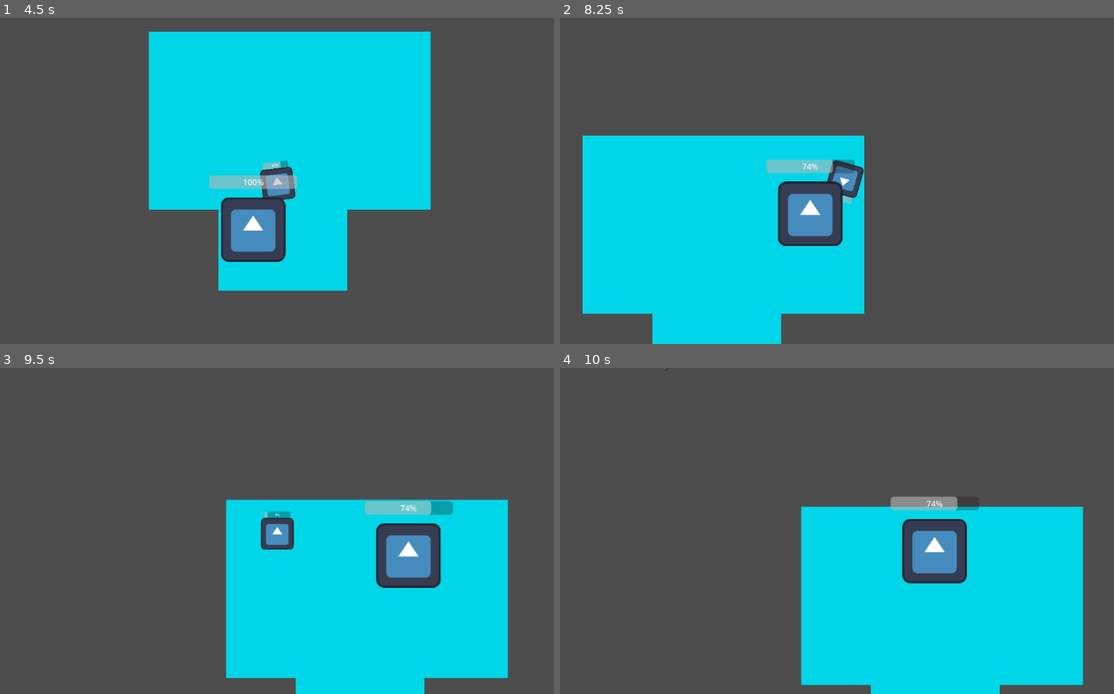
Above: before the commit, frames 1-4 (two rows, left to right).
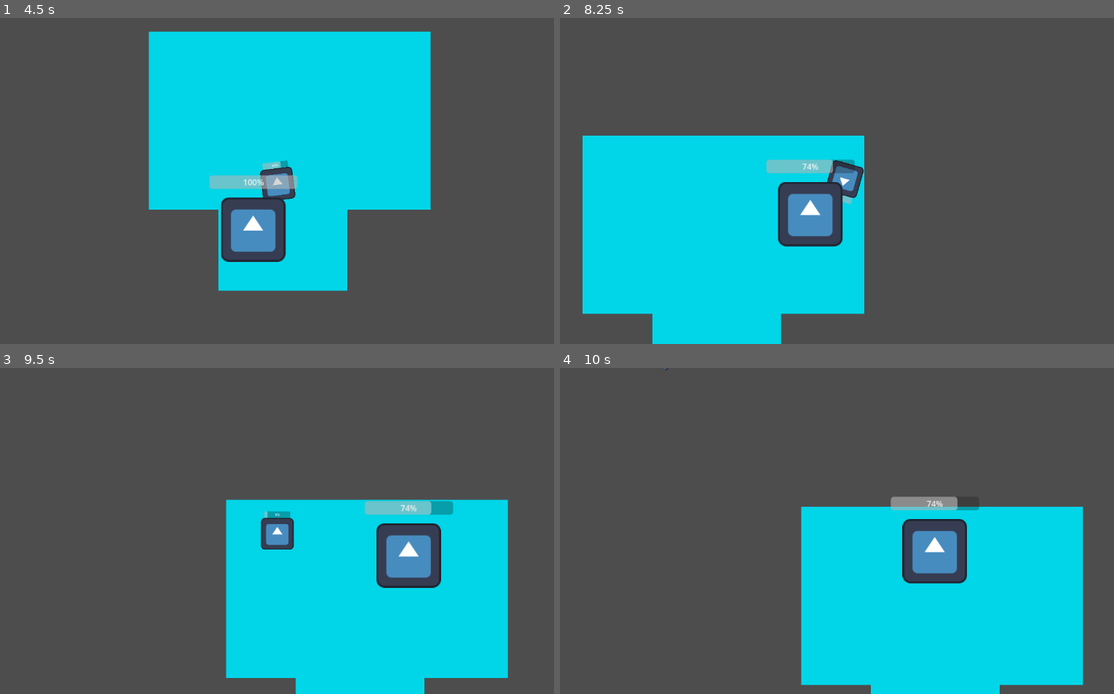
Above: after the commit, the same moments.

Repository: iListenToSludge/Pizza-Interactive
Game: Godot game, scene res://resturaunt.tscn
Two runs of this game, one before a commit and one after it. Both use one fixed random seed, a clock stepped at 60 frames per second and the inputs below. This scene is started directly instead of the project's main scene. The engine's default icon, where the game draws it, is replaced by a stand-in: a white triangle on a blue panel in a dark square.
Inputs (mouse positions are in pixels of both pictures, inside the frame that each line leads up to):
- Up to frame 1 (4.5 s): tap Enter at 0.5, 2 s; move the mouse to (249, 246) at 0.52 s; hold W (move up) 0.53-2.03 s; click (249, 246) at 0.6 s; tap Space at 1.25, 2.75 s; move the mouse to (454, 229) at 1.27 s; tap Shift (dash) at 1.35, 4.35 s; click (454, 229) at 1.55 s; move the mouse to (105, 132) at 2.02 s; hold A (move left) 2.03-3.53 s; right-click (105, 132) at 2.1 s; click (105, 132) at 2.3 s; move the mouse to (310, 181) at 2.77 s; click (310, 181) at 2.85 s; move the mouse to (193, 99) at 3.52 s; hold S (move down) 3.53-4.28 s; click (193, 99) at 3.6 s; tap R (reload, bound only after the commit) at 4.15 s; move the mouse to (409, 164) at 4.27 s; hold D (move right) from 4.28 s (still down)
- Up to frame 2 (8.25 s): click (969, 164) at 4.55 s; move the mouse to (726, 197) at 5.02 s; release D (move right) at 5.03 s; hold W (move up) 5.03-5.78 s; right-click (726, 197) at 5.1 s; click (726, 197) at 5.3 s; tap Enter at 5.75 s; move the mouse to (897, 109) at 5.77 s; hold D (move right) 5.78-8.03 s; click (897, 109) at 5.85 s; tap Space at 6.5 s; move the mouse to (809, 246) at 6.52 s; click (809, 246) at 6.6 s; move the mouse to (1014, 229) at 7.27 s; tap Shift (dash) at 7.35 s; click (1014, 229) at 7.55 s; move the mouse to (665, 132) at 8.02 s; hold S (move down) from 8.03 s (still down); right-click (665, 132) at 8.1 s
- Up to frame 3 (9.5 s): click (105, 482) at 8.3 s; move the mouse to (310, 531) at 8.77 s; release S (move down) at 8.78 s; hold A (move left) from 8.78 s (still down); click (310, 531) at 8.85 s
- Up to frame 4 (10 s): move the mouse to (753, 449) at 9.52 s; release A (move left) at 9.53 s; hold W (move up) from 9.53 s (still down); click (753, 449) at 9.6 s

Frame 1 is identical in both runs. In frame 2, less than 0.1% of the frame differs, in the area x 40-51%, y 50-71%; in frame 3, less than 0.1%, in the area x 67-80%, y 42-66%; in frame 4, less than 0.1%.
Error in both runs: Invalid call to function 'take_damage' in base 'CharacterBody2D (character_body_2d.gd)'. Expected 1 argument(s). (res://bullet2.gd:12)

Commit message:
reload done

Diff:
--- a/pizza-interactive/character.gd
+++ b/pizza-interactive/character.gd
@@ -18,6 +18,11 @@
 var dash_timer := 0.0
 @export var melee_damage := 25
 var can_melee := true
+@export var max_ammo := 10
+@export var reload_time := 1.5
+
+var current_ammo := max_ammo
+var is_reloading := false
 
 
 func _ready():
@@ -62,9 +67,14 @@
 
 	# Shooting (now works again)
 	if Input.is_action_just_pressed("shoot"):
-		fire()
+		if current_ammo > 0 and !is_reloading:
+			fire()
+		elif current_ammo <= 0:
+			reload()
 	if Input.is_action_just_pressed("melee") and can_melee:
 		melee()
+	if Input.is_action_just_pressed("reload"):
+		reload()
 
 	move_and_slide()
 
@@ -86,11 +96,18 @@
 
 
 func fire():
+	current_ammo -= 1
+	print("Ammo:", current_ammo)
+
 	var bullet = bullet_path.instantiate()
 	bullet.direction = (get_global_mouse_position() - global_position).normalized()
 	bullet.global_position = global_position + bullet.direction * 40
 	bullet.rotation = bullet.direction.angle()
 	get_parent().add_child(bullet)
+
+	# Auto reload when empty
+	if current_ammo <= 0:
+		reload()
 
 func player():
 	pass
@@ -133,3 +150,16 @@
 	# Cooldown timer (this one can still use await safely)
 	await get_tree().create_timer(dash_cooldown).timeout
 	can_dash = true
+
+func reload():
+	if is_reloading:
+		return
+
+	is_reloading = true
+	print("Reloading...")
+
+	await get_tree().create_timer(reload_time).timeout
+
+	current_ammo = max_ammo
+	is_reloading = false
+	print("Reloaded!")
--- a/pizza-interactive/project.godot
+++ b/pizza-interactive/project.godot
@@ -57,3 +57,8 @@
 , Object(InputEventKey,"resource_local_to_scene":false,"resource_name":"","device":0,"window_id":0,"alt_pressed":false,"shift_pressed":false,"ctrl_pressed":false,"meta_pressed":false,"pressed":false,"keycode":0,"physical_keycode":70,"key_label":0,"unicode":0,"location":0,"echo":false,"script":null)
 ]
 }
+reload={
+"deadzone": 0.2,
+"events": [Object(InputEventKey,"resource_local_to_scene":false,"resource_name":"","device":0,"window_id":0,"alt_pressed":false,"shift_pressed":false,"ctrl_pressed":false,"meta_pressed":false,"pressed":false,"keycode":0,"physical_keycode":82,"key_label":0,"unicode":0,"location":0,"echo":false,"script":null)
+]
+}
Not shown, added: pizza-interactive/.DS_Store
